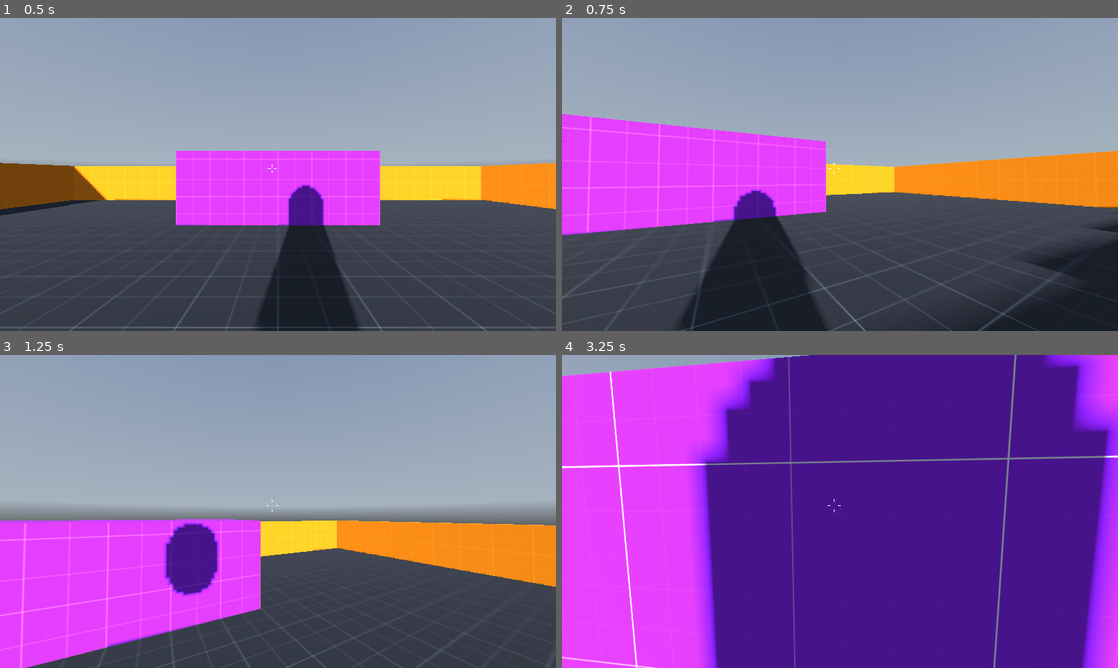
Above: before the commit, frames 1-4 (two rows, left to right).
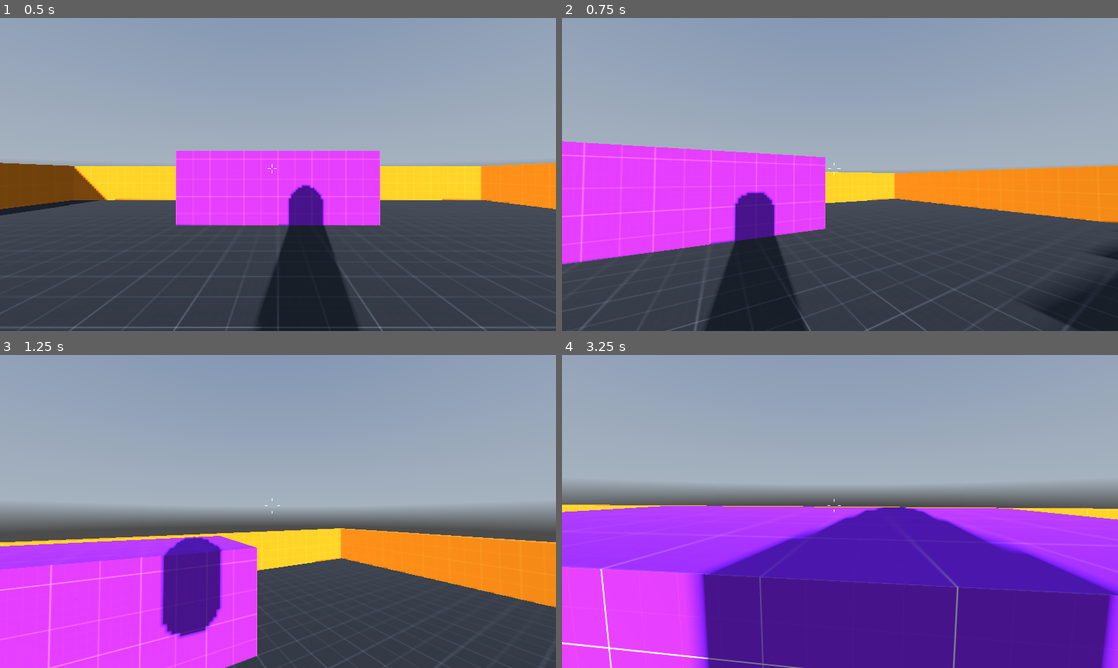
Above: after the commit, the same moments.

Repository: cipfge/fps-controller
Game: Godot game, scene res://levels/world.tscn
Two runs of this game, one before a commit and one after it. Both use one fixed random seed, a clock stepped at 60 frames per second and the inputs below. A sky picture missing from this copy of the repository is replaced by a grey-blue gradient.
Inputs (mouse positions are in pixels of both pictures, inside the frame that each line leads up to):
- Up to frame 1 (0.5 s): no input
- Up to frame 2 (0.75 s): tap Enter at 0.5 s; move the mouse to (867, 174) at 0.52 s; hold W (move_forward) from 0.53 s (still down); hold Ctrl (crouch) from 0.53 s (still down)
- Up to frame 3 (1.25 s): keep holding W (move_forward); keep holding Ctrl (crouch); tap Space (jump) at 0.77, 1.07 s; tap Shift (sprint) at 0.8 s
- Up to frame 4 (3.25 s): keep holding W (move_forward); move the mouse to (812, 511) at 1.27 s; release Ctrl (crouch) at 1.28 s; tap Shift (sprint) at 1.35, 3.05 s; tap Space (jump) at 1.52, 1.55, 1.82, 2.1, 3.02 s; move the mouse to (851, 505) at 2.02 s; hold Ctrl (crouch) 2.03-2.78 s; move the mouse to (834, 517) at 2.77 s; tap Ctrl (crouch) at 2.85 s

Frame 1 is identical in both runs. In frame 2, 15% of the frame differs, in the area x 0-100%, y 30-100%; in frame 3, 17%; in frame 4, 73%, in the area x 0-100%, y 0-100%.

Commit message:
Add state machine

Diff:
--- a/controllers/fps_controller.tscn
+++ b/controllers/fps_controller.tscn
@@ -1,66 +1,90 @@
-[gd_scene load_steps=13 format=3 uid="uid://doayvc0xisily"]
+[gd_scene load_steps=21 format=3 uid="uid://doayvc0xisily"]
 
 [ext_resource type="Script" path="res://controllers/scripts/fps_controller.gd" id="1_g3qal"]
 [ext_resource type="Material" uid="uid://c7w5nhqc43peh" path="res://materials/fps_controller.tres" id="2_ds2y7"]
 [ext_resource type="Script" path="res://controllers/scripts/crosshair.gd" id="3_65rq4"]
 [ext_resource type="Theme" uid="uid://dm8mdrmxeor0w" path="res://user_interface/theme/debug_ui_theme.tres" id="4_36crs"]
 [ext_resource type="StyleBox" uid="uid://b0cvpuvm050vs" path="res://user_interface/theme/debug_ui_style_box.tres" id="5_ju3dp"]
-[ext_resource type="Script" path="res://controllers/scripts/debug.gd" id="6_8akev"]
+[ext_resource type="Script" path="res://controllers/scripts/debug_panel.gd" id="6_8akev"]
+[ext_resource type="Script" path="res://controllers/scripts/state_machine.gd" id="7_6rywn"]
+[ext_resource type="Script" path="res://controllers/scripts/idle_state.gd" id="8_avjtj"]
+[ext_resource type="Script" path="res://controllers/scripts/walking_state.gd" id="9_o64m2"]
+[ext_resource type="Script" path="res://controllers/scripts/sprinting_state.gd" id="10_oybit"]
+[ext_resource type="Script" path="res://controllers/scripts/jumping_state.gd" id="11_i3xs3"]
+[ext_resource type="Script" path="res://controllers/scripts/crouching_state.gd" id="12_gxxi5"]
 
 [sub_resource type="CapsuleShape3D" id="CapsuleShape3D_8fcdc"]
 
 [sub_resource type="CapsuleMesh" id="CapsuleMesh_gpb5n"]
 material = ExtResource("2_ds2y7")
 
-[sub_resource type="Animation" id="Animation_og7v5"]
+[sub_resource type="Animation" id="Animation_tuwp5"]
 length = 0.001
-tracks/0/type = "value"
+tracks/0/type = "bezier"
 tracks/0/imported = false
 tracks/0/enabled = true
-tracks/0/path = NodePath("CollisionShape:shape:height")
+tracks/0/path = NodePath("CameraController:position:x")
 tracks/0/interp = 1
 tracks/0/loop_wrap = true
 tracks/0/keys = {
-"times": PackedFloat32Array(0),
-"transitions": PackedFloat32Array(1),
-"update": 0,
-"values": [2.0]
-}
-tracks/1/type = "value"
+"handle_modes": PackedInt32Array(0),
+"points": PackedFloat32Array(0, -0.25, 0, 0.25, 0),
+"times": PackedFloat32Array(0)
+}
+tracks/1/type = "bezier"
 tracks/1/imported = false
 tracks/1/enabled = true
-tracks/1/path = NodePath("CollisionShape:position")
+tracks/1/path = NodePath("CameraController:position:y")
 tracks/1/interp = 1
 tracks/1/loop_wrap = true
 tracks/1/keys = {
-"times": PackedFloat32Array(0),
-"transitions": PackedFloat32Array(1),
-"update": 0,
-"values": [Vector3(0, 1, 0)]
-}
-tracks/2/type = "value"
+"handle_modes": PackedInt32Array(0),
+"points": PackedFloat32Array(1.5, -0.25, 0, 0.25, 0),
+"times": PackedFloat32Array(0)
+}
+tracks/2/type = "bezier"
 tracks/2/imported = false
 tracks/2/enabled = true
-tracks/2/path = NodePath("CameraController:position")
+tracks/2/path = NodePath("CameraController:position:z")
 tracks/2/interp = 1
 tracks/2/loop_wrap = true
 tracks/2/keys = {
-"times": PackedFloat32Array(0),
-"transitions": PackedFloat32Array(1),
-"update": 0,
-"values": [Vector3(0, 1.5, 0)]
-}
-tracks/3/type = "value"
+"handle_modes": PackedInt32Array(0),
+"points": PackedFloat32Array(0, -0.25, 0, 0.25, 0),
+"times": PackedFloat32Array(0)
+}
+tracks/3/type = "bezier"
 tracks/3/imported = false
 tracks/3/enabled = true
-tracks/3/path = NodePath("CollisionShape/PlaceholderMesh:mesh:height")
+tracks/3/path = NodePath("CameraController/Camera:position:x")
 tracks/3/interp = 1
 tracks/3/loop_wrap = true
 tracks/3/keys = {
-"times": PackedFloat32Array(0),
-"transitions": PackedFloat32Array(1),
-"update": 0,
-"values": [2.0]
+"handle_modes": PackedInt32Array(0),
+"points": PackedFloat32Array(0, -0.25, 0, 0.25, 0),
+"times": PackedFloat32Array(0)
+}
+tracks/4/type = "bezier"
+tracks/4/imported = false
+tracks/4/enabled = true
+tracks/4/path = NodePath("CameraController/Camera:position:y")
+tracks/4/interp = 1
+tracks/4/loop_wrap = true
+tracks/4/keys = {
+"handle_modes": PackedInt32Array(0),
+"points": PackedFloat32Array(0, -0.25, 0, 0.25, 0),
+"times": PackedFloat32Array(0)
+}
+tracks/5/type = "bezier"
+tracks/5/imported = false
+tracks/5/enabled = true
+tracks/5/path = NodePath("CameraController/Camera:position:z")
+tracks/5/interp = 1
+tracks/5/loop_wrap = true
+tracks/5/keys = {
+"handle_modes": PackedInt32Array(0),
+"points": PackedFloat32Array(0, -0.25, 0, 0.25, 0),
+"times": PackedFloat32Array(0)
 }
 
 [sub_resource type="Animation" id="Animation_frpet"]
@@ -114,10 +138,88 @@
 "values": [2.0, 1.5]
 }
 
+[sub_resource type="Animation" id="Animation_q4t7p"]
+resource_name = "walking"
+length = 2.0
+loop_mode = 1
+tracks/0/type = "bezier"
+tracks/0/imported = false
+tracks/0/enabled = true
+tracks/0/path = NodePath("CameraController:position:x")
+tracks/0/interp = 1
+tracks/0/loop_wrap = true
+tracks/0/keys = {
+"handle_modes": PackedInt32Array(0, 0, 0, 0, 0),
+"points": PackedFloat32Array(0.015, -0.25, 0, 0.25, 0, 0, -0.25, 0, 0.25, 0, -0.015, -0.25, 0, 0.25, 0, 0, -0.25, 0, 0.25, 0, 0.015, -0.25, 0, 0.25, 0),
+"times": PackedFloat32Array(0, 0.5, 1, 1.5, 2)
+}
+tracks/1/type = "bezier"
+tracks/1/imported = false
+tracks/1/enabled = true
+tracks/1/path = NodePath("CameraController:position:y")
+tracks/1/interp = 1
+tracks/1/loop_wrap = true
+tracks/1/keys = {
+"handle_modes": PackedInt32Array(0, 0, 0, 0, 0),
+"points": PackedFloat32Array(1.5, -0.25, 0, 0.206977, 0.00874805, 1.55, -0.25, 0, 0.25, 0, 1.5, -0.25969, 0.00903082, 0.24031, 0.00832379, 1.55, -0.25, 0, 0.25, 0, 1.5, -0.226356, 0.00888944, 0.173644, 0.0100207),
+"times": PackedFloat32Array(0, 0.5, 1, 1.5, 2)
+}
+tracks/2/type = "bezier"
+tracks/2/imported = false
+tracks/2/enabled = true
+tracks/2/path = NodePath("CameraController:position:z")
+tracks/2/interp = 1
+tracks/2/loop_wrap = true
+tracks/2/keys = {
+"handle_modes": PackedInt32Array(0, 0, 0, 0, 0),
+"points": PackedFloat32Array(0, -0.25, 0, 0.25, 0, 0, -0.25, 0, 0.25, 0, 0, -0.25, 0, 0.25, 0, 0, -0.25, 0, 0.25, 0, 0, -0.25, 0, 0.25, 0),
+"times": PackedFloat32Array(0, 0.5, 1, 1.5, 2)
+}
+
+[sub_resource type="Animation" id="Animation_4e2f4"]
+resource_name = "sprinting"
+length = 1.2
+loop_mode = 1
+tracks/0/type = "bezier"
+tracks/0/imported = false
+tracks/0/enabled = true
+tracks/0/path = NodePath("CameraController/Camera:position:x")
+tracks/0/interp = 1
+tracks/0/loop_wrap = true
+tracks/0/keys = {
+"handle_modes": PackedInt32Array(0, 0, 0, 0, 0, 0),
+"points": PackedFloat32Array(0, -0.25, 0, 0.25, 0, 0.065, -0.25, 0, 0.25, 0, 0.075, -0.25, 0, 0.25, 0, -0.065, -0.25, 0, 0.25, 0, -0.075, -0.25, 0, 0.25, 0, 0, -0.25, 0, 0.25, 0),
+"times": PackedFloat32Array(0, 0.3, 0.5, 0.8, 1, 1.2)
+}
+tracks/1/type = "bezier"
+tracks/1/imported = false
+tracks/1/enabled = true
+tracks/1/path = NodePath("CameraController/Camera:position:y")
+tracks/1/interp = 1
+tracks/1/loop_wrap = true
+tracks/1/keys = {
+"handle_modes": PackedInt32Array(0, 0, 0, 0, 0, 0),
+"points": PackedFloat32Array(0, -0.25, 0, 0.25, 0, 0.066, -0.25, 0, 0.25, 0, -0.036, -0.25, 0, 0.25, 0, 0.066, -0.25, 0, 0.25, 0, -0.036, -0.25, 0, 0.25, 0, 0, -0.25, 0, 0.25, 0),
+"times": PackedFloat32Array(0, 0.3, 0.5, 0.8, 1, 1.2)
+}
+tracks/2/type = "bezier"
+tracks/2/imported = false
+tracks/2/enabled = true
+tracks/2/path = NodePath("CameraController/Camera:position:z")
+tracks/2/interp = 1
+tracks/2/loop_wrap = true
+tracks/2/keys = {
+"handle_modes": PackedInt32Array(0, 0, 0, 0, 0, 0),
+"points": PackedFloat32Array(0, -0.25, 0, 0.25, 0, 0, -0.25, 0, 0.25, 0, 0, -0.25, 0, 0.25, 0, 0, -0.25, 0, 0.25, 0, 0, -0.25, 0, 0.25, 0, 0, -0.25, 0, 0.25, 0),
+"times": PackedFloat32Array(0, 0.3, 0.5, 0.8, 1, 1.2)
+}
+
 [sub_resource type="AnimationLibrary" id="AnimationLibrary_lv85c"]
 _data = {
-"RESET": SubResource("Animation_og7v5"),
-"crouch": SubResource("Animation_frpet")
+"RESET": SubResource("Animation_tuwp5"),
+"crouch": SubResource("Animation_frpet"),
+"sprinting": SubResource("Animation_4e2f4"),
+"walking": SubResource("Animation_q4t7p")
 }
 
 [sub_resource type="SphereShape3D" id="SphereShape3D_rk3ce"]
@@ -205,3 +307,28 @@
 
 [node name="VBoxContainer" type="VBoxContainer" parent="UserInterface/DebugPanel/MarginContainer"]
 layout_mode = 2
+
+[node name="PlayerStateMachine" type="Node" parent="." node_paths=PackedStringArray("CurrentState")]
+script = ExtResource("7_6rywn")
+CurrentState = NodePath("IdleState")
+
+[node name="IdleState" type="Node" parent="PlayerStateMachine" node_paths=PackedStringArray("Player", "PlayerAnimations")]
+script = ExtResource("8_avjtj")
+Player = NodePath("../..")
+PlayerAnimations = NodePath("../../AnimationPlayer")
+
+[node name="WalkingState" type="Node" parent="PlayerStateMachine" node_paths=PackedStringArray("Player", "PlayerAnimations")]
+script = ExtResource("9_o64m2")
+Player = NodePath("../..")
+PlayerAnimations = NodePath("../../AnimationPlayer")
+
+[node name="SprintingState" type="Node" parent="PlayerStateMachine" node_paths=PackedStringArray("Player", "PlayerAnimations")]
+script = ExtResource("10_oybit")
+Player = NodePath("../..")
+PlayerAnimations = NodePath("../../AnimationPlayer")
+
+[node name="JumpingState" type="Node" parent="PlayerStateMachine"]
+script = ExtResource("11_i3xs3")
+
+[node name="CrouchingState" type="Node" parent="PlayerStateMachine"]
+script = ExtResource("12_gxxi5")
--- /dev/null
+++ b/controllers/scripts/crouching_state.gd
@@ -0,0 +1,17 @@
+class_name CrouchingState
+
+extends State
+
+@export var Player: CharacterBody3D
+@export var PlayerAnimations: AnimationPlayer
+@export var AnimationSpeed: float = 5.0
+
+func enter() -> void:
+    PlayerAnimations.play("crouch", -1, AnimationSpeed, false)
+    Player.speed = Player.CrouchingSpeed
+
+func exit() -> void:
+    PlayerAnimations.play("crouch", -1, -AnimationSpeed, true)
+
+func update(_delta) -> void:
+    pass
--- a/controllers/scripts/debug.gd
+++ /dev/null
@@ -1,23 +0,0 @@
-extends PanelContainer
-
-@onready var debug_container: VBoxContainer = $MarginContainer/VBoxContainer
-
-var fps_label: Label
-
-func _ready() -> void:
-    visible = false
-    add_debug_info("FPS")
-
-func _input(event: InputEvent) -> void:
-    if event.is_action_pressed("show_debug"):
-        visible = !visible
-
-func _process(delta: float) -> void:
-    if visible == true:
-        var fps_value = "%.2f" % (1.0/delta) # Engine.get_frames_per_second()
-        fps_label.text = fps_label.name + ": " + fps_value
-
-func add_debug_info(title: String) -> void:
-    fps_label = Label.new()
-    debug_container.add_child(fps_label)
-    fps_label.name = title
--- /dev/null
+++ b/controllers/scripts/debug_panel.gd
@@ -0,0 +1,26 @@
+extends PanelContainer
+
+@onready var debug_container: VBoxContainer = $MarginContainer/VBoxContainer
+
+func _ready() -> void:
+    Global.DebugPanel = self
+    visible = false
+
+func _input(event: InputEvent) -> void:
+    if event.is_action_pressed("show_debug"):
+        visible = !visible
+
+func _process(delta: float) -> void:
+    if visible == true:
+        var fps_value = "%.2f" % (1.0/delta) # Engine.get_frames_per_second()
+        add_debug_info("FPS", fps_value)
+
+func add_debug_info(title: String, value) -> void:
+    var info_label = debug_container.find_child(title, true, false)
+    if !info_label:
+        info_label = Label.new()
+        debug_container.add_child(info_label)
+        info_label.name = title
+        info_label.text = info_label.name + ": " + str(value)
+    elif visible:
+        info_label.text = info_label.name + ": " + str(value)
--- a/controllers/scripts/fps_controller.gd
+++ b/controllers/scripts/fps_controller.gd
@@ -1,17 +1,15 @@
 extends CharacterBody3D
 
 @export_category("Movement")
-@export var WalkSpeed: float = 4.5
-@export var CrouchSpeed: float = 2.5
-@export var SprintSpeed: float = 9.5
-@export var LerpSpeed: float = 10.0
+@export var WalkingSpeed: float = 4.5
+@export var CrouchingSpeed: float = 2.5
+@export var SprintingSpeed: float = 9.5
+@export var Acceleration: float = 0.1
+@export var Deceleration: float = 0.25
 @export var JumpVelocity: float = 5.0
 
 @export_category("Controller")
 @export var MouseSensitivity: float = 0.3
-
-@export_category("Animation")
-@export var CrouchAnimationSpeed: float = 5.0
 
 # Camera Up/Down limits
 const TiltLowerLimit: float = deg_to_rad(-90.0)
@@ -24,7 +22,7 @@
 var input_rotation := Vector2.ZERO
 var controller_rotation := Vector2.ZERO
 var move_direction := Vector3.ZERO
-var current_speed: float = WalkSpeed
+var speed: float = WalkingSpeed
 var crouching: bool = false
 
 func _ready() -> void:
@@ -50,20 +48,19 @@
     if Input.is_action_just_pressed("jump") and is_on_floor():
        velocity.y = JumpVelocity
 
-    var speed := current_speed
-    if Input.is_action_pressed("sprint") and crouching == false:
-        speed = SprintSpeed
-
     var input_dir := Input.get_vector("move_left", "move_right", "move_forward", "move_backward")
-    move_direction = lerp(move_direction, (transform.basis * Vector3(input_dir.x, 0, input_dir.y)).normalized(), delta * LerpSpeed)
+    move_direction = (transform.basis * Vector3(input_dir.x, 0, input_dir.y)).normalized()
 
     if move_direction:
-        velocity.x = move_direction.x * speed
-        velocity.z = move_direction.z * speed
+        velocity.x = lerp(velocity.x, move_direction.x * speed, Acceleration)
+        velocity.z = lerp(velocity.z, move_direction.z * speed, Acceleration)
     else:
-        velocity.x = move_toward(velocity.x, 0, speed)
-        velocity.z = move_toward(velocity.z, 0, speed)
+        var old_velocity = Vector2(velocity.x, velocity.z)
+        var tmp = move_toward(Vector2(velocity.x, velocity.z).length(), 0.0, Deceleration)
+        velocity.x = old_velocity.normalized().x * tmp
+        velocity.z = old_velocity.normalized().y * tmp
 
+    Global.DebugPanel.add_debug_info("Speed", speed)
     move_and_slide()
 
 func update_rotation(delta) -> void:
@@ -82,10 +79,8 @@
 
 func toggle_crouching() -> void:
     if crouching == true and crouch_shape_cast.is_colliding() == false:
-        animation_player.play("crouch", -1, -CrouchAnimationSpeed, true)
-        current_speed = WalkSpeed
+        speed = WalkingSpeed
         crouching = false
     elif crouching == false:
-        animation_player.play("crouch", -1, CrouchAnimationSpeed, false)
-        current_speed = CrouchSpeed
+        speed = CrouchingSpeed
         crouching = true
--- /dev/null
+++ b/controllers/scripts/idle_state.gd
@@ -0,0 +1,13 @@
+class_name IdleState
+
+extends State
+
+@export var Player: CharacterBody3D
+@export var PlayerAnimations: AnimationPlayer
+
+func enter() -> void:
+    PlayerAnimations.pause()
+
+func update(_delta) -> void:
+    if Player.velocity.length() > 0.0 and Player.is_on_floor():
+        transition.emit("WalkingState")
--- /dev/null
+++ b/controllers/scripts/jumping_state.gd
@@ -0,0 +1,13 @@
+class_name JumpingState
+
+extends State
+
+@export var Player: CharacterBody3D
+@export var PlayerAnimations: AnimationPlayer
+
+func enter() -> void:
+    PlayerAnimations.pause()
+
+func update(_delta) -> void:
+    if Player.is_on_floor():
+        transition.emit("WalkingState")
--- /dev/null
+++ b/controllers/scripts/sprinting_state.gd
@@ -0,0 +1,22 @@
+class_name SprintingState
+
+extends State
+
+@export var Player: CharacterBody3D
+@export var PlayerAnimations: AnimationPlayer
+@export var AnimationSpeed: float = 2.2
+
+func enter() -> void:
+    PlayerAnimations.play("sprinting", 0.5, 1.0)
+    Player.speed = Player.SprintingSpeed
+
+func update(_delta) -> void:
+    set_animation_speed(Player.velocity.length())
+
+func set_animation_speed(speed: float) -> void:
+    var alpha = remap(speed, 0.0, Player.SprintingSpeed, 0.0, 1.0)
+    PlayerAnimations.speed_scale = lerp(0.0, AnimationSpeed, alpha)
+
+func _input(event: InputEvent) -> void:
+    if event.is_action_released("sprint") and Player.is_on_floor():
+        transition.emit("WalkingState")
--- /dev/null
+++ b/controllers/scripts/state.gd
@@ -0,0 +1,17 @@
+class_name State
+
+extends Node
+
+signal transition(new_state_name: StringName)
+
+func enter() -> void:
+    pass
+
+func exit() -> void:
+    pass
+
+func update(_delta: float) -> void:
+    pass
+
+func physics_update(_delta: float) -> void:
+    pass
--- /dev/null
+++ b/controllers/scripts/state_machine.gd
@@ -0,0 +1,35 @@
+class_name StateMachine
+
+extends Node
+
+@export var CurrentState: State
+
+var states: Dictionary = {}
+
+func _ready() -> void:
+    # Add all child states to states disctionary
+    for child in get_children():
+        if child is State:
+            states[child.name] = child
+            child.transition.connect(on_child_transition)
+        else:
+            push_warning("State %s is an incompatible child node" % child.name)
+
+    # Enter current state
+    CurrentState.enter()
+
+func _process(delta: float) -> void:
+    Global.DebugPanel.add_debug_info("Player state", CurrentState.name)
+    CurrentState.update(delta)
+
+func _physics_process(delta: float) -> void:
+    CurrentState.physics_update(delta)
+
+func on_child_transition(new_state_name: StringName) -> void:
+    var new_state = states.get(new_state_name)
+    if new_state != null and new_state != CurrentState:
+        CurrentState.exit()
+        CurrentState = new_state;
+        CurrentState.enter()
+    else:
+        push_warning("State %s is does not exist in the state list" % new_state_name)
--- /dev/null
+++ b/controllers/scripts/walking_state.gd
@@ -0,0 +1,24 @@
+class_name WalkingState
+
+extends State
+
+@export var Player: CharacterBody3D
+@export var PlayerAnimations: AnimationPlayer
+@export var AnimationSpeed: float = 2.2
+
+func enter() -> void:
+    PlayerAnimations.play("walking", -1.0, 1.0)
+    Player.speed = Player.WalkingSpeed
+
+func update(_delta) -> void:
+    set_animation_speed(Player.velocity.length())
+    if Player.velocity.length() == 0.0 and Player.is_on_floor():
+        transition.emit("IdleState")
+
+func set_animation_speed(speed: float) -> void:
+    var alpha = remap(speed, 0.0, Player.WalkingSpeed, 0.0, 1.0)
+    PlayerAnimations.speed_scale = lerp(0.0, AnimationSpeed, alpha)
+
+func _input(event: InputEvent) -> void:
+    if event.is_action_pressed("sprint") and Player.is_on_floor():
+        transition.emit("SprintingState")
--- a/project.godot
+++ b/project.godot
@@ -14,6 +14,10 @@
 run/main_scene="res://levels/world.tscn"
 config/features=PackedStringArray("4.3", "Forward Plus")
 config/icon="res://icon.svg"
+
+[autoload]
+
+Global="*res://scripts/global.gd"
 
 [display]
 
--- /dev/null
+++ b/scripts/global.gd
@@ -0,0 +1,3 @@
+extends Node
+
+var DebugPanel
